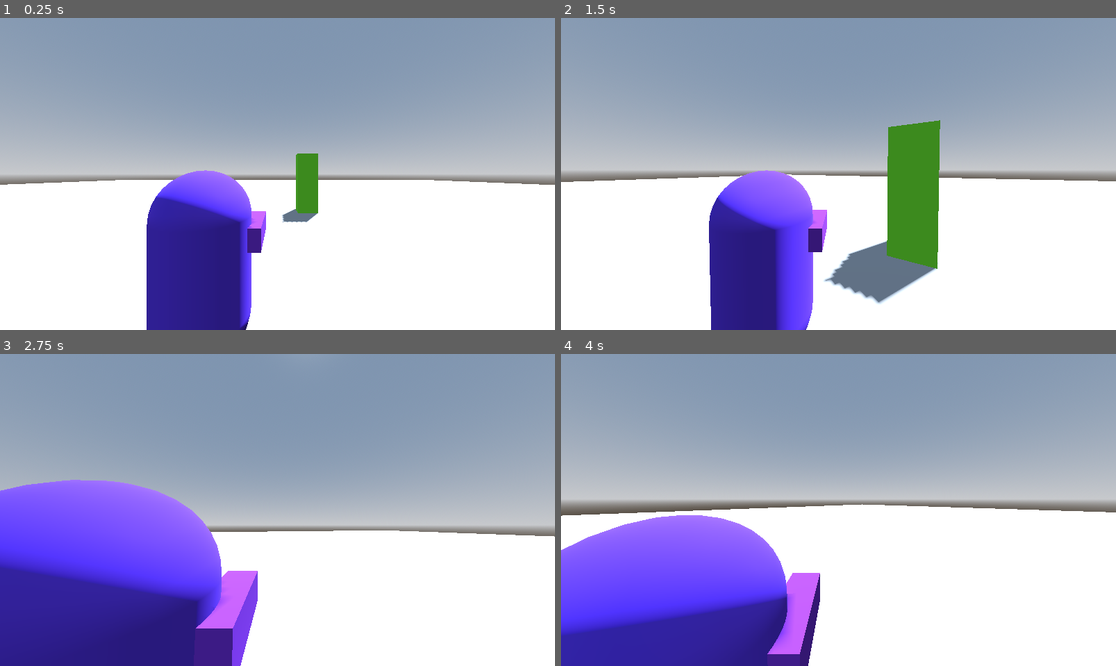
Above: before the commit, frames 1-4 (two rows, left to right).
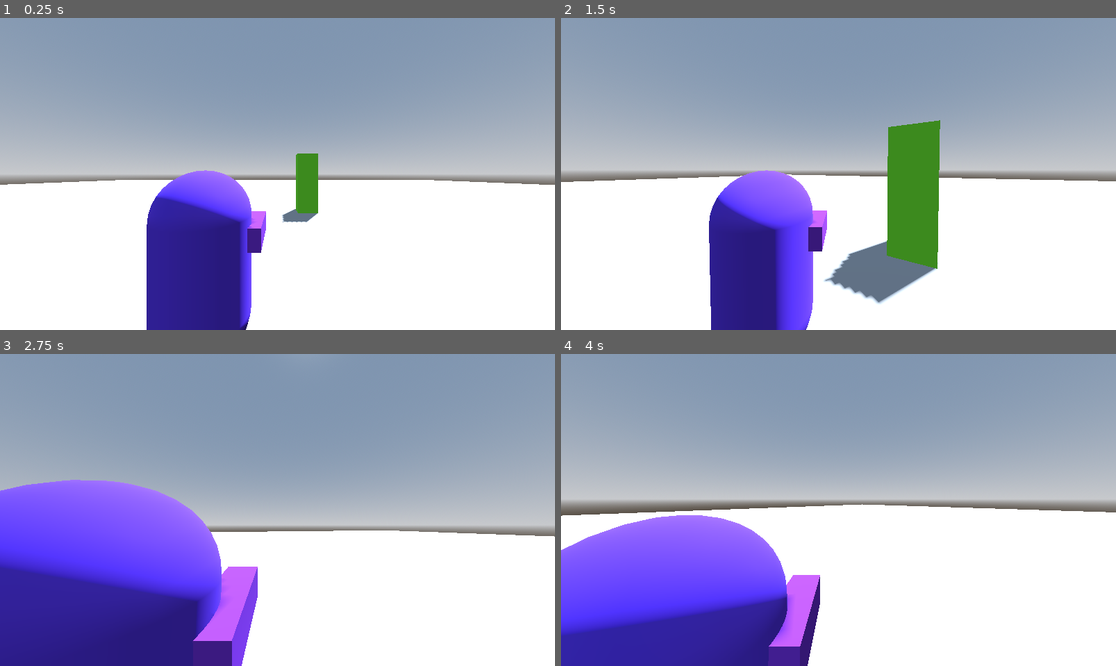
Above: after the commit, the same moments.

Repository: NxKuma/ISCS_3D
Game: Godot game, scene res://Scene/main.tscn
The game is run twice, just before and just after one commit, with the same random seed, the same clock (stepped at 60 frames per second) and the same inputs.
Inputs (mouse positions are in pixels of both pictures, inside the frame that each line leads up to):
- Up to frame 1 (0.25 s): no input
- Up to frame 2 (1.5 s): tap Enter (ui_accept) at 0.5, 0.77 s; move the mouse to (866, 174) at 0.52 s; hold Right mouse button (aim) 0.53-1.28 s; hold W (up) from 0.53 s (still down); move the mouse to (810, 174) at 1.27 s; tap Shift (run) at 1.35 s
- Up to frame 3 (2.75 s): keep holding W (up); tap Enter (ui_accept) at 1.52 s; move the mouse to (288, 503) at 2.02 s; hold Right mouse button (aim) from 2.03 s (still down)
- Up to frame 4 (4 s): keep holding W (up); move the mouse to (832, 516) at 2.77 s; release Right mouse button (aim) at 2.78 s; tap Shift (run) at 2.85 s; tap Enter (ui_accept) at 3.02, 3.77 s; move the mouse to (877, 513) at 3.52 s; hold Right mouse button (aim) from 3.53 s (still down)

The runs differ from the first frame. In frame 1, less than 0.1% of the frame differs, in the area x 47-48%, y 67-69%; in frame 2, less than 0.1%; in frame 3, 0.5%, in the area x 34-47%, y 68-100%; in frame 4, 0.3%.

Commit message:
Fixed Look to Center

Diff:
--- a/3rd-person-shooter/Scene/bullet.tscn
+++ b/3rd-person-shooter/Scene/bullet.tscn
@@ -19,4 +19,5 @@
 one_shot = true
 autostart = true
 
+[connection signal="body_entered" from="." to="." method="_on_body_entered"]
 [connection signal="timeout" from="Timer" to="." method="_on_timer_timeout"]
--- a/3rd-person-shooter/Scene/player.tscn
+++ b/3rd-person-shooter/Scene/player.tscn
@@ -35,7 +35,10 @@
 
 [node name="RayCast3D" type="RayCast3D" parent="CamOrigin/SpringArm3D"]
 transform = Transform3D(1, 0, 0, 0, 1, 0, 0, 0, 1, 0, -0.0889238, 1.98577)
-target_position = Vector3(0, -1, -100)
+target_position = Vector3(0, -1, -500)
+
+[node name="Marker3D" type="Marker3D" parent="CamOrigin/SpringArm3D/RayCast3D"]
+transform = Transform3D(1, 0, 0, 0, 1, 0, 0, 0, 1, 0, 0, -250)
 
 [node name="Camera3D" type="Camera3D" parent="CamOrigin/SpringArm3D"]
 transform = Transform3D(1, 0, 0, 0, 1, 0, 0, 0, 1, 0, -0.0889238, 1.98577)
@@ -50,3 +53,4 @@
 target_position = Vector3(0, 0, -50)
 
 [node name="Magazine" type="Node3D" parent="."]
+transform = Transform3D(1, 0, 0, 0, 1, 0, 0, 0, 1, 0.50104, 0.246486, -0.611766)
--- a/3rd-person-shooter/Script/bullet.gd
+++ b/3rd-person-shooter/Script/bullet.gd
@@ -6,9 +6,9 @@
 func _process(delta: float) -> void:
 	position -= transform.basis.x * 150 * delta
 
+func _on_timer_timeout() -> void:
+	queue_free()
 
 
-
-
-func _on_timer_timeout() -> void:
+func _on_body_entered(body: Node3D) -> void:
 	queue_free()
--- a/3rd-person-shooter/Script/player.gd
+++ b/3rd-person-shooter/Script/player.gd
@@ -4,6 +4,7 @@
 const JUMP_VELOCITY = 4.5
 
 @onready var pivot: Node3D = $CamOrigin
+@onready var mark: Marker3D = $CamOrigin/SpringArm3D/RayCast3D/Marker3D
 @onready var gun: MeshInstance3D = $DirMesh
 @export var sens: float = 0.5
 
@@ -22,6 +23,7 @@
 func _physics_process(delta):
 
 	#gun.rotate(pivot.get_child(0).get_child(0).target_position - gun.get_child(0).target_position,(pivot.get_child(0).get_child(0).target_position - gun.get_child(0).target_position).angle_to() )
+	safe_look_at(gun,mark.global_transform.origin)
 
 	if not is_on_floor():
 		velocity.y -= gravity * delta
@@ -54,3 +56,24 @@
 		velocity.x = move_toward(velocity.x, 0, SPEED * 0.3)
 		velocity.z = move_toward(velocity.z, 0, SPEED * 0.3)
 	move_and_slide()
+
+
+func safe_look_at(node : Node3D, target : Vector3) -> void:
+	var origin : Vector3 = node.global_transform.origin
+	var v_z := (origin - target).normalized()
+
+	# Just return if at same position
+	if origin == target:
+		return
+
+	# Find an up vector that we can rotate around
+	var up := Vector3.ZERO
+	for entry in [Vector3.UP, Vector3.RIGHT, Vector3.BACK]:
+		var v_x : Vector3 = entry.cross(v_z).normalized()
+		if v_x.length() != 0:
+			up = entry
+			break
+
+	# Look at the target
+	if up != Vector3.ZERO:
+		node.look_at(target, up)
